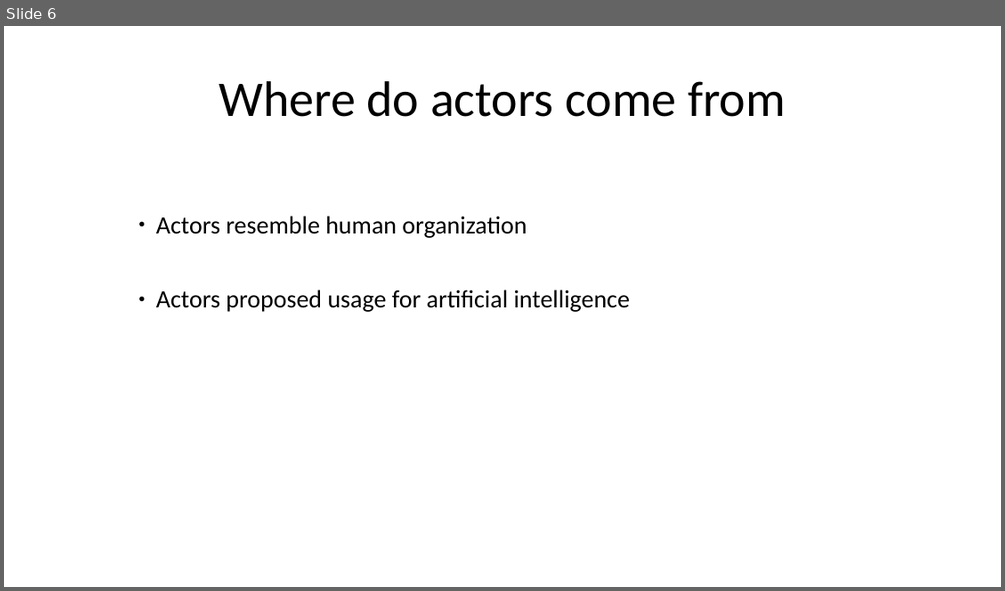
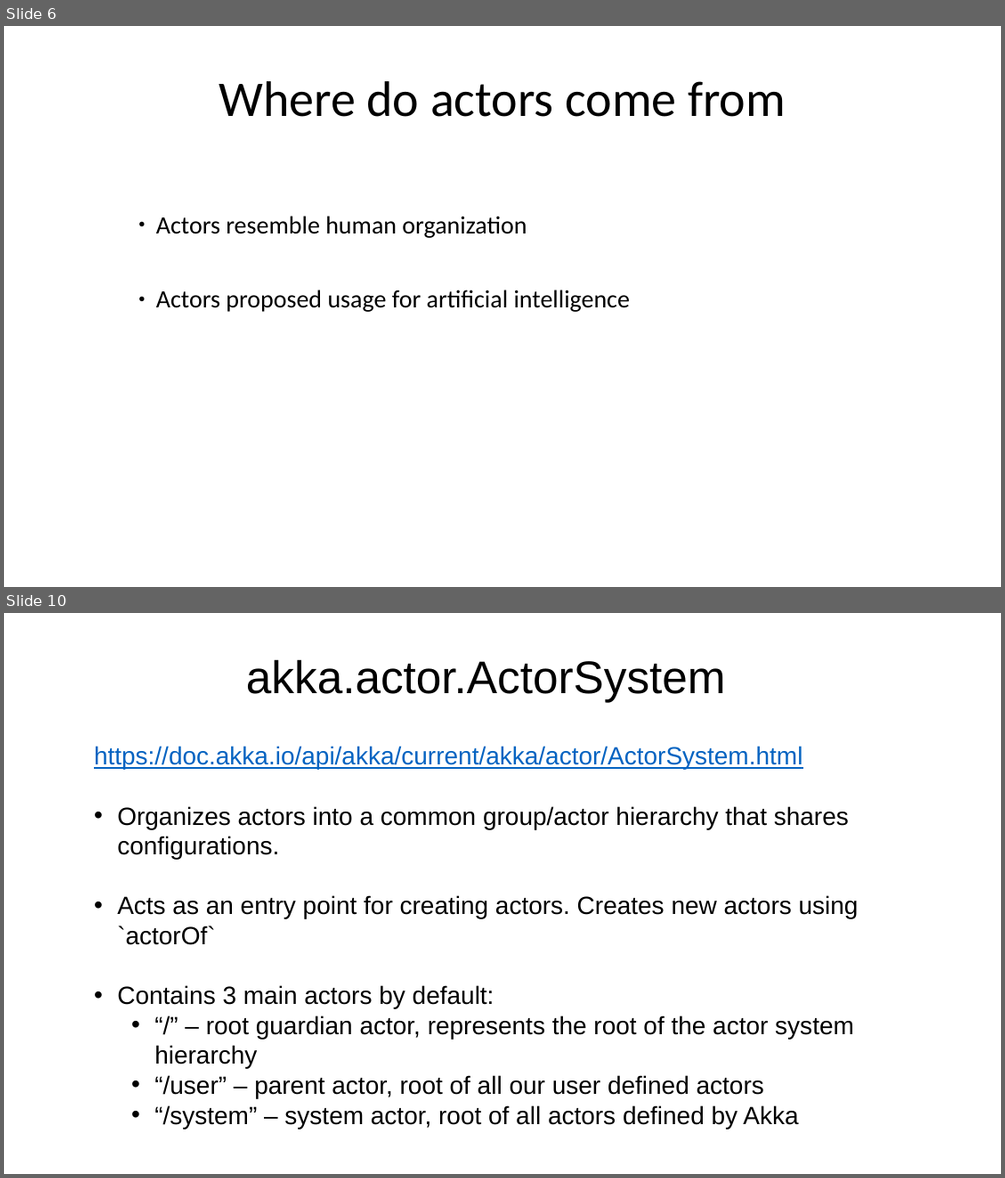
Before and after one commit to CSCI-49380-79526-Reactive-Programming/CSCI795_ReactiveProg_Project_Twitter_Stream_Scoring, a slide deck: CSCI795_FA20_Presentation_Paing_Washburn.pptx. Shown one above the other, each under a label of ours: slide 6 before the commit, slides 6 and 10 after it; the slides between them are not shown. The pictures are 1005x591 and 1005x1178 pixels, drawn with LibreOffice and Linux fonts; fonts in the diff are those of the drawing. Boxes give left, top, right and bottom in pixels: in the first picture for what was removed or moved away, otherwise in the second. Text is boxed around its words. In the diff, an @@ line names an element or a change of style, - is before the commit and + after.

Commit message:
adding akka demo slides and code

```diff
--- a/CSCI795_FA20_Presentation_Paing_Washburn.pptx
+++ b/CSCI795_FA20_Presentation_Paing_Washburn.pptx
@@ slide 10 added at [4,613,1001,1174], background #FFFFFF @@
@@ title added at [246,659,726,702], 44 pt, text #000000 @@
+akka.actor.ActorSystem
@@ text added at [94,746,858,1128], 24 pt, text #000000 @@
+https://doc.akka.io/api/akka/current/akka/actor/ActorSystem.html
+• Organizes actors into a common group/actor hierarchy that shares configurations.
+• Acts as an entry point for creating actors. Creates new actors using `actorOf`
+• Contains 3 main actors by default:
+  • “/” – root guardian actor, represents the root of the actor system hierarchy
+  • “/user” – parent actor, root of all our user defined actors
+  • “/system” – system actor, root of all actors defined by Akka
```
Also in this commit, not shown: 1 slide changed, 4 other slides added, 1 slide removed, 15 other files.
